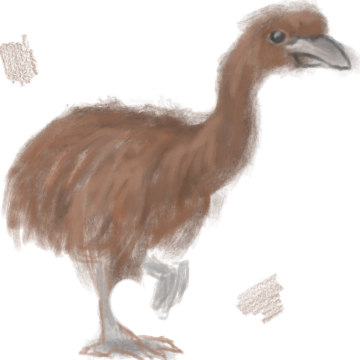
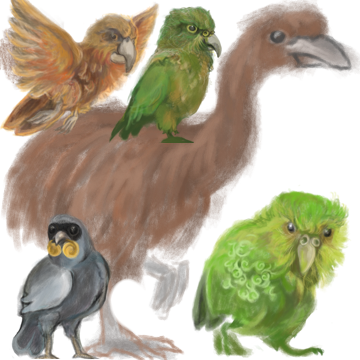
Layer changes from the first 360 × 360 image to the second:
added layer "kokako.png" above "kea.png" over [11, 192, 352, 359]
added layer "kea.png" above "kaka.png" over [103, 1, 222, 143]
added layer "kaka.png" above "kakapo.png" over [0, 0, 169, 143]
added layer "kakapo.png" above "Copy of Paint Layer 2" over [0, 128, 352, 359]
painted on "Copy of Paint Layer 2" over [0, 0, 352, 359]
